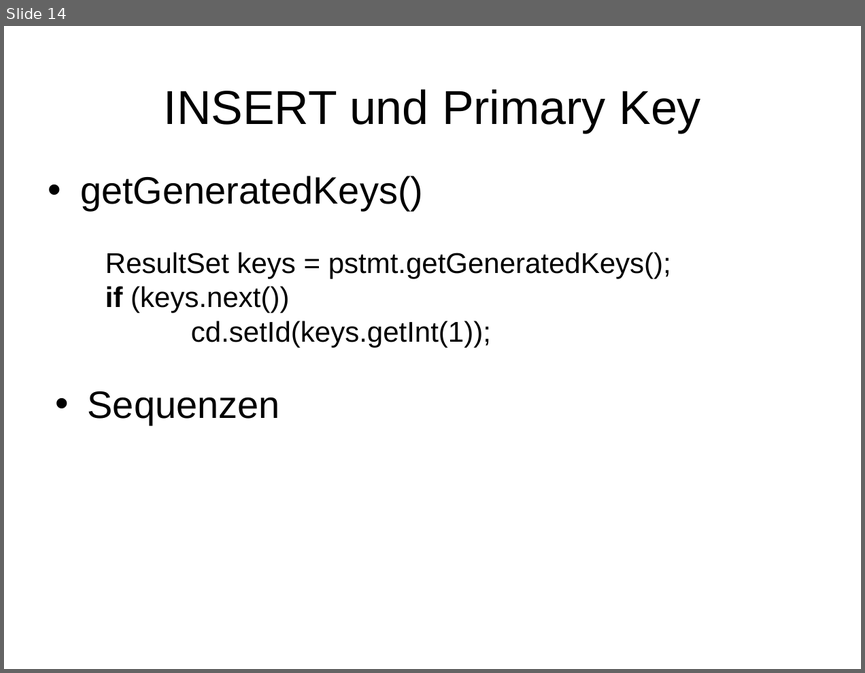
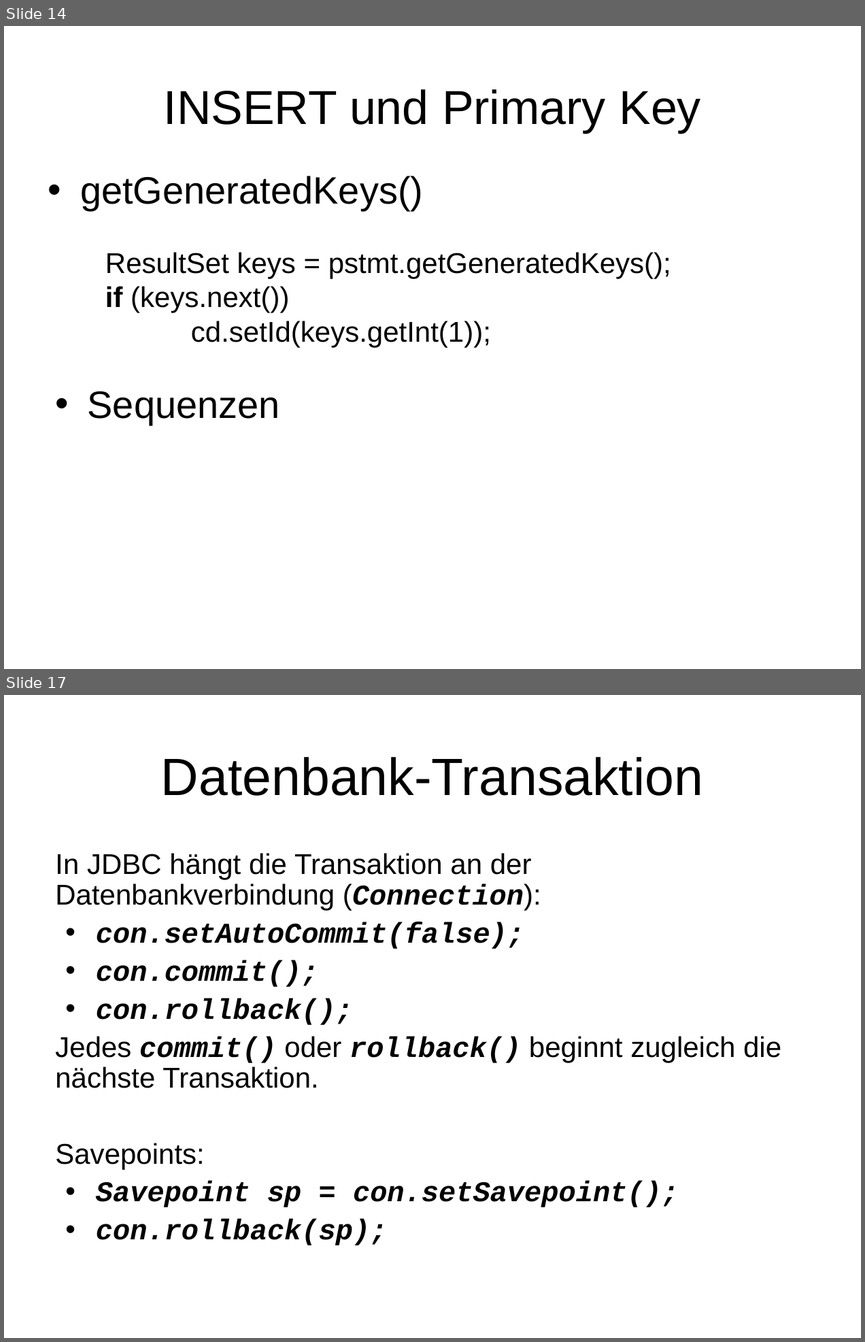
Before and after one commit to radlbauer/pr-gse, a slide deck: wiki/ppt/ORM.ppt. Shown one above the other, each under a label of ours: slide 14 before the commit, slides 14 and 17 after it; the slides between them are not shown. The pictures are 865x673 and 865x1342 pixels, drawn with LibreOffice and Linux fonts; fonts in the diff are those of the drawing. Boxes give left, top, right and bottom in pixels: in the first picture for what was removed or moved away, otherwise in the second. Text is boxed around its words. In the diff, an @@ line names an element or a change of style, - is before the commit and + after.

```diff
--- a/wiki/ppt/ORM.ppt
+++ b/wiki/ppt/ORM.ppt
@@ slide 17 added at box(4, 695, 861, 1338), background #FFFFFF @@
@@ title added at box(161, 757, 703, 796), 44 pt, text #000000 @@
+Datenbank-Transaktion
@@ text added at box(55, 853, 781, 1245), 24 pt, text #000000, bold, italic @@
+In JDBC hängt die Transaktion an der Datenbankverbindung (Connection):
+• con.setAutoCommit(false);
+• con.commit();
+• con.rollback();
+Jedes commit() oder rollback() beginnt zugleich die nächste Transaktion.
+Savepoints:
+• Savepoint sp = con.setSavepoint();
+• con.rollback(sp);
```
Also in this commit, not shown: 1 slide changed, 6 other slides added, 13 other files.
